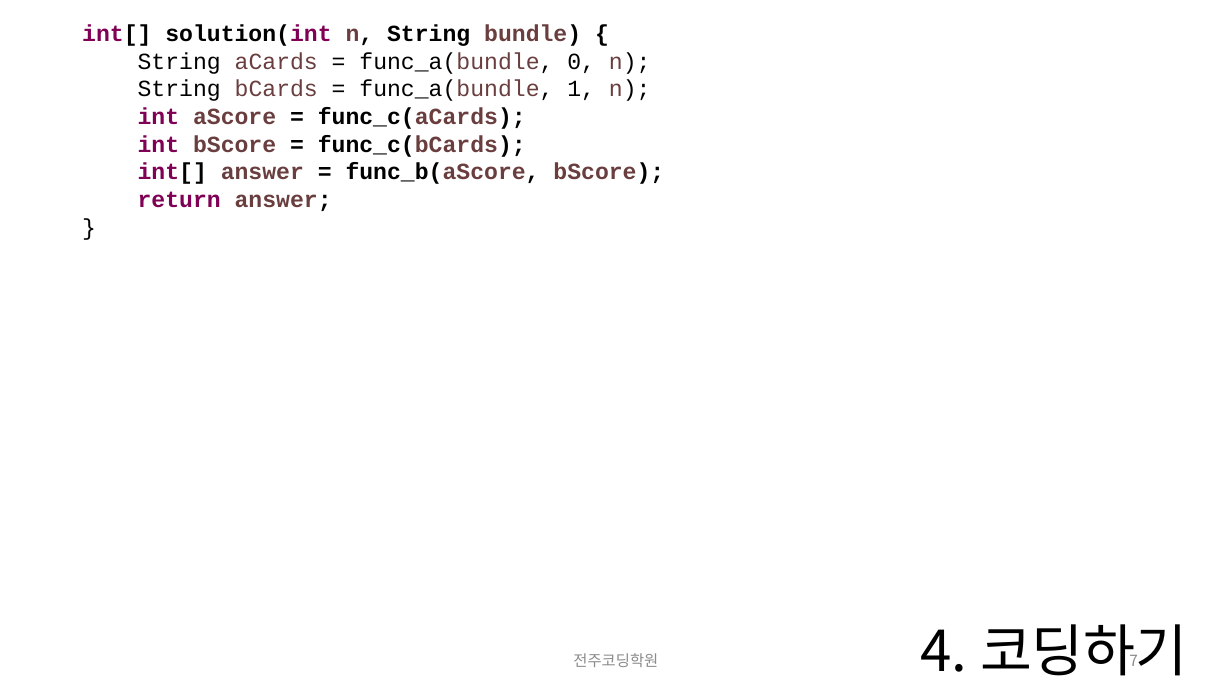
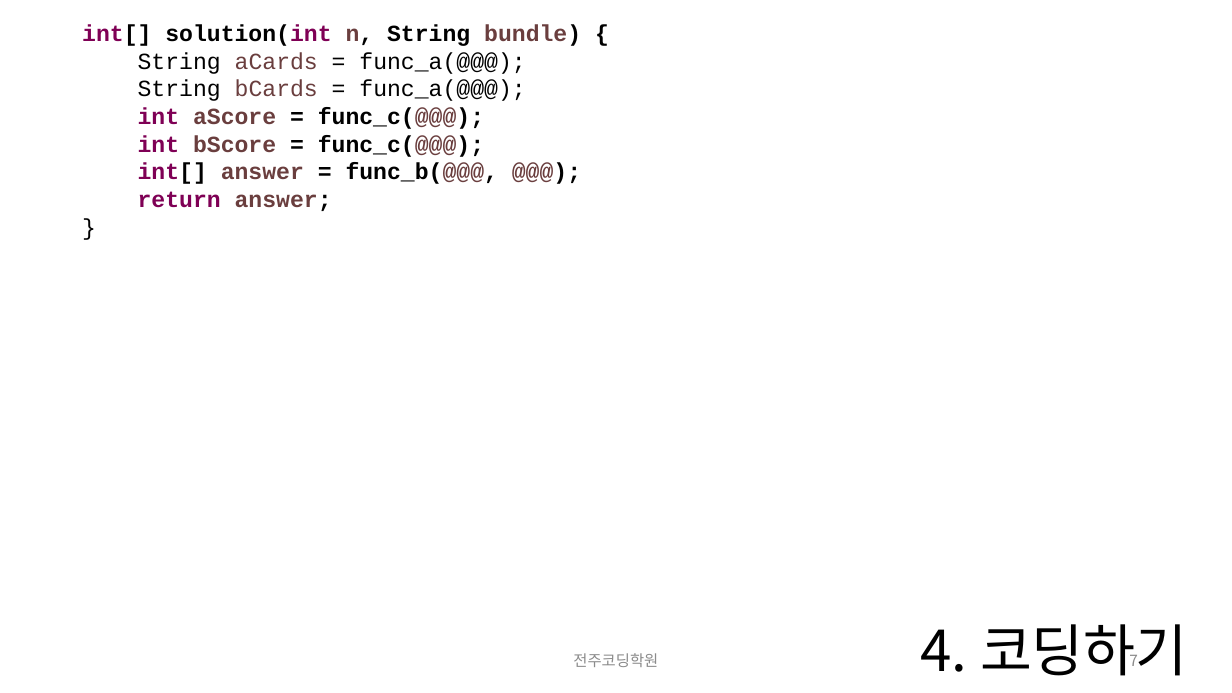
Before and after one commit to quirinal36/COS-PRO-2nd, a slide deck: slide 7 of 문제설명/4회/COS PRO 2급 모의고사4회 3번문제.pptx. Drawn at 1232x693 pixels with LibreOffice and Linux fonts; fonts in the diff are those of the drawing. Boxes give left, top, right and bottom in pixels: in the first picture for what was removed or moved away, otherwise in the second. Text is boxed around its words. In the diff, an @@ line names an element or a change of style, - is before the commit and + after.

```diff
--- a/문제설명/4회/COS PRO 2급 모의고사4회 3번문제.pptx
+++ b/문제설명/4회/COS PRO 2급 모의고사4회 3번문제.pptx
@@ text at [138,52,525,184]: text changed @@
-String aCards = func_a(bundle, 0, n);
-String bCards = func_a(bundle, 1, n);
-int aScore = func_c(aCards);
-int bScore = func_c(bCards);
-int[] answer = func_b(aScore, bScore);
+String aCards = func_a(@@@);
+String bCards = func_a(@@@);
+int aScore = func_c(@@@);
+int bScore = func_c(@@@);
+int[] answer = func_b(@@@, @@@);
```
